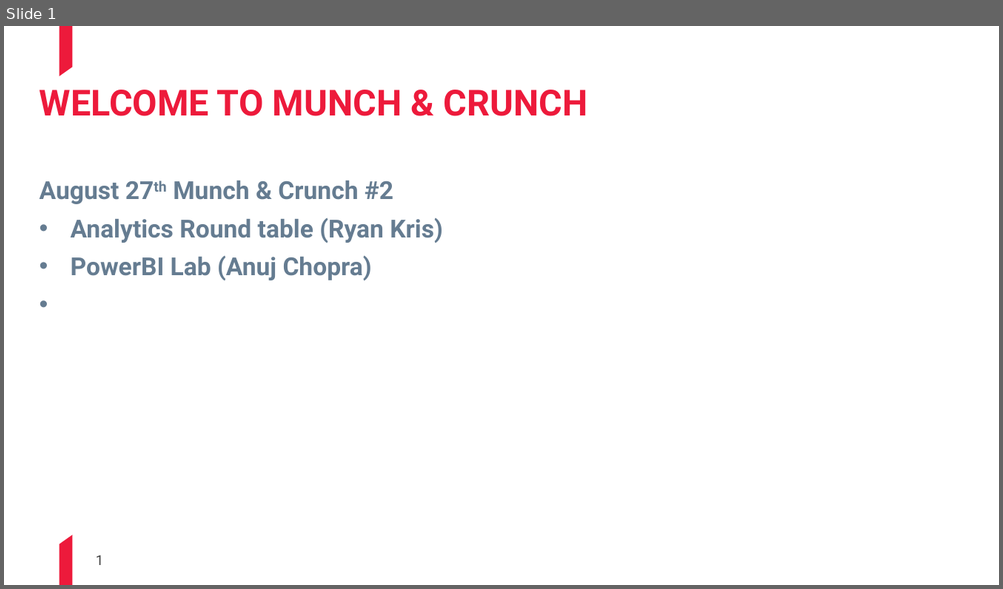
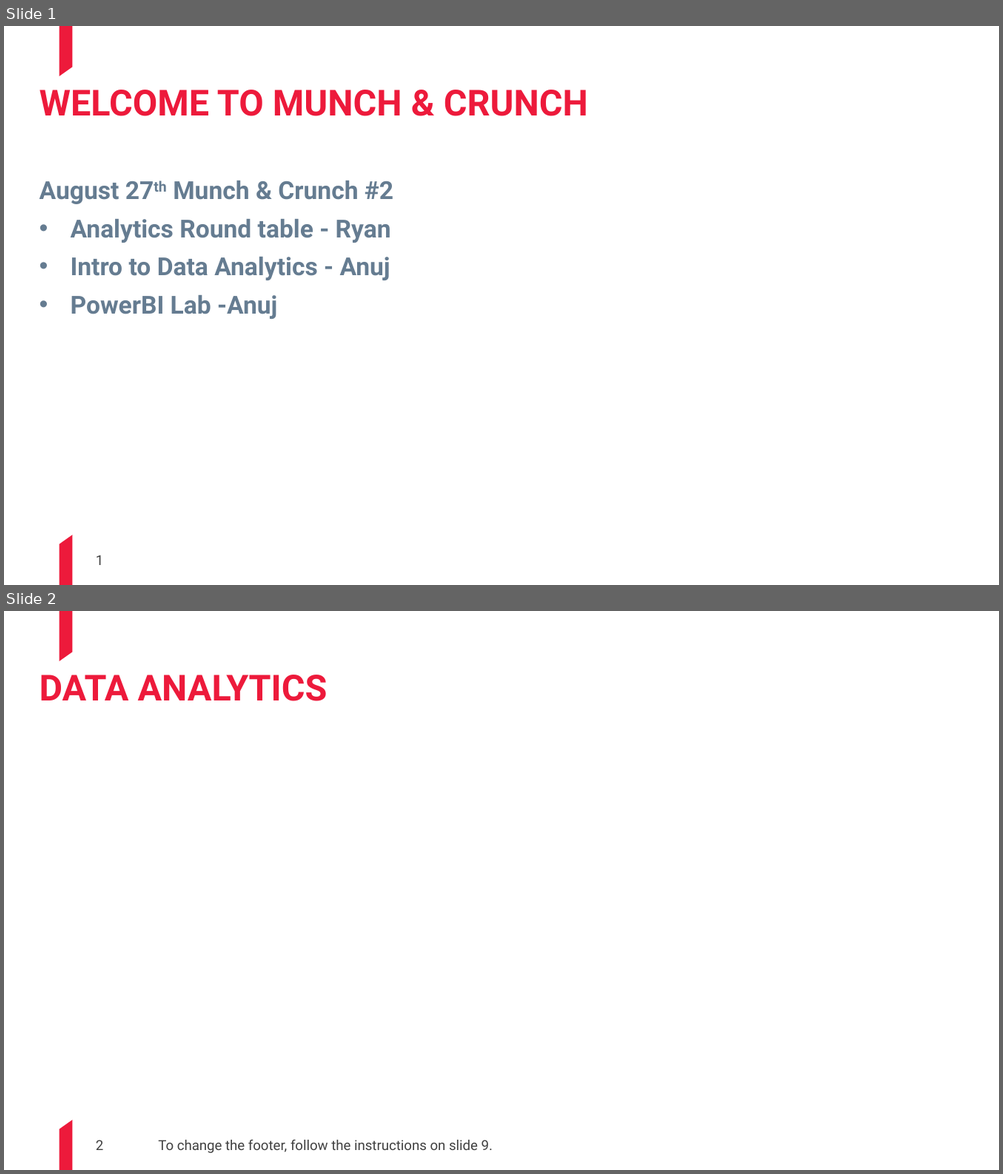
Before and after one commit to BDO-Australia/MunchAndCrunch, a slide deck: Session2/Munch and Crunch 02 - 20190823.pptx. Shown one above the other, each under a label of ours: slide 1 before the commit, slides 1 and 2 after it. The pictures are 1003x589 and 1003x1174 pixels, drawn with LibreOffice and Linux fonts; fonts in the diff are those of the drawing; background and template pictures are left out. Boxes give left, top, right and bottom in pixels: in the first picture for what was removed or moved away, otherwise in the second. Text is boxed around its words. In the diff, an @@ line names an element or a change of style, - is before the commit and + after.

Commit message:
updated introduction

```diff
--- a/Session2/Munch and Crunch 02 - 20190823.pptx
+++ b/Session2/Munch and Crunch 02 - 20190823.pptx
@@ slide 2 added at (4, 611, 999, 1170), background #FFFFFF; not listed: 2 template elements that a slide beside it also shows @@
@@ title added at (40, 675, 327, 701), 26 pt, text #ED1A3B, bold @@
+DATA ANALYTICS
@@ page number added at (96, 1140, 103, 1150), 10 pt, text #404040 @@
+2
@@ text added at (158, 1140, 492, 1153), 10 pt, text #404040 @@
+To change the footer, follow the instructions on slide 9.
@@ slide 1 changed as well @@
@@ text at (71, 219, 391, 319): text changed @@
-• Analytics Round table (Ryan Kris)
-• PowerBI Lab (Anuj Chopra)
+• Analytics Round table - Ryan
+• Intro to Data Analytics - Anuj
+• PowerBI Lab -Anuj
```
Also in this commit, not shown: 2 other files.
